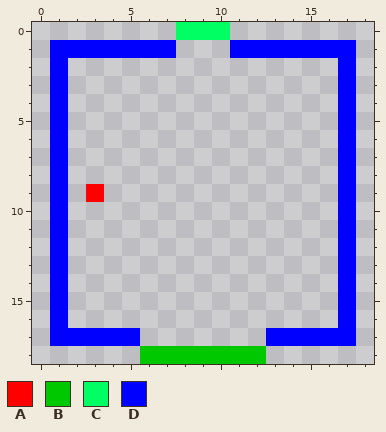
Two states of a pixel-art sprite, assets/maps/barrer.png. The picture above is the old version.
The file is 19x19 pixels. Pixels under 10% opacity are left out. Colours within 5 levels of each other are drawn and written as one.
Palette (. is transparent): A #ff0000  B #00c800  C #00ff63  D #0000ff
Pixels before, first column x 1:
 0 .......CCC.......
 1 DDDDDDD...DDDDDDD
 2 D...............D
 3 D...............D
 4 D...............D
 5 D...............D
 6 D...............D
 7 D...............D
 8 D...............D
 9 D.A.............D
10 D...............D
11 D...............D
12 D...............D
13 D...............D
14 D...............D
15 D...............D
16 D...............D
17 DDDDD.......DDDDD
18 .....BBBBBBB.....
After:
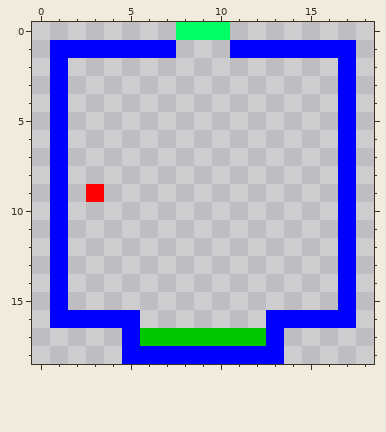
Difference:
There is now colour B in row 17 at x 6 to 12.
There is now colour D in row 16 at x 2 to 5 and 13 to 16; in row 18 at x 5 and 13.
The edit turns colour B into colour D in row 18 at x 6 to 12.
The author cleared colour D in row 17 at x 1 to 4 and 14 to 17.
Changed places in both pictures, as pixel boxes (x1, y1, x2, y2):
changed: (50, 310, 356, 364)
